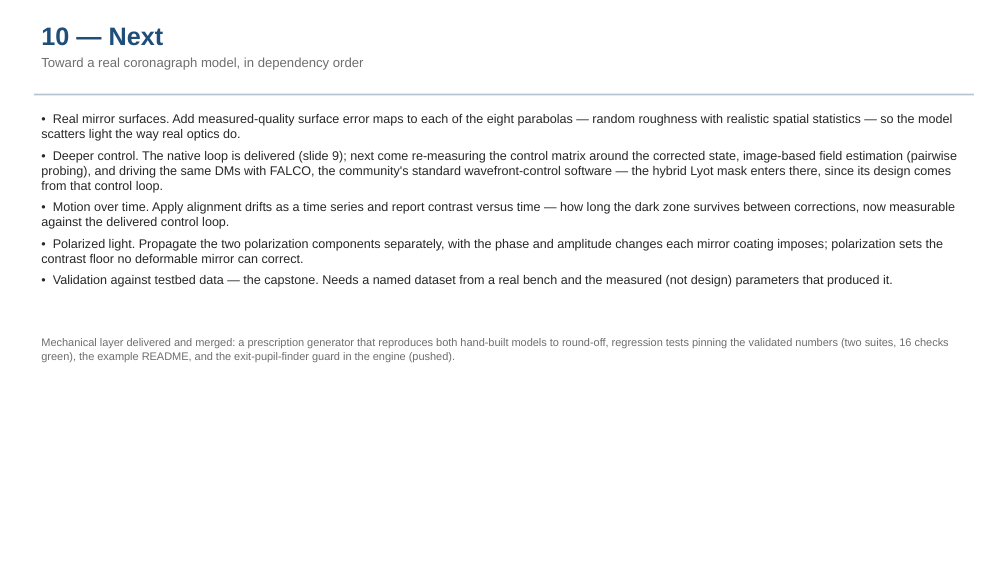
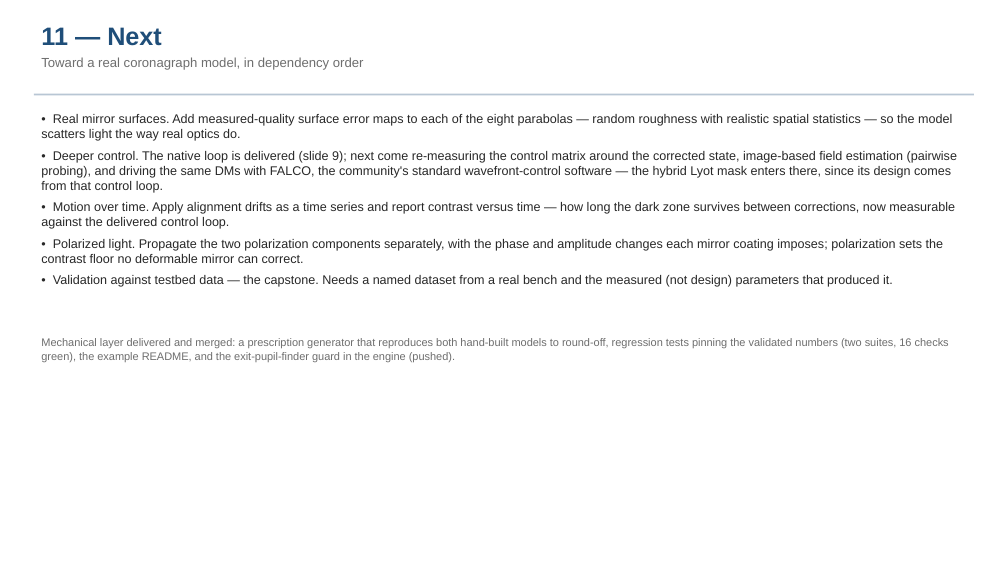
Before and after one commit to nasa-jpl/MACOS_resources, a slide deck: slide 12 of mmacos/templates/30_instruments/bench_ctb/deck_ctb.pptx (slide 11 before the commit). Drawn at 1008x567 pixels with LibreOffice and Linux fonts; fonts in the diff are those of the drawing. Boxes give left, top, right and bottom in pixels: in the first picture for what was removed or moved away, otherwise in the second. Text is boxed around its words. In the diff, an @@ line names an element or a change of style, - is before the commit and + after.

```diff
--- a/mmacos/templates/30_instruments/bench_ctb/deck_ctb.pptx
+++ b/mmacos/templates/30_instruments/bench_ctb/deck_ctb.pptx
@@ text at [41,27,162,46]: text changed @@
-10 — Next
+11 — Next
```
Also in this commit, not shown: 1 other slide changed, 1 slide added, 9 other files.
